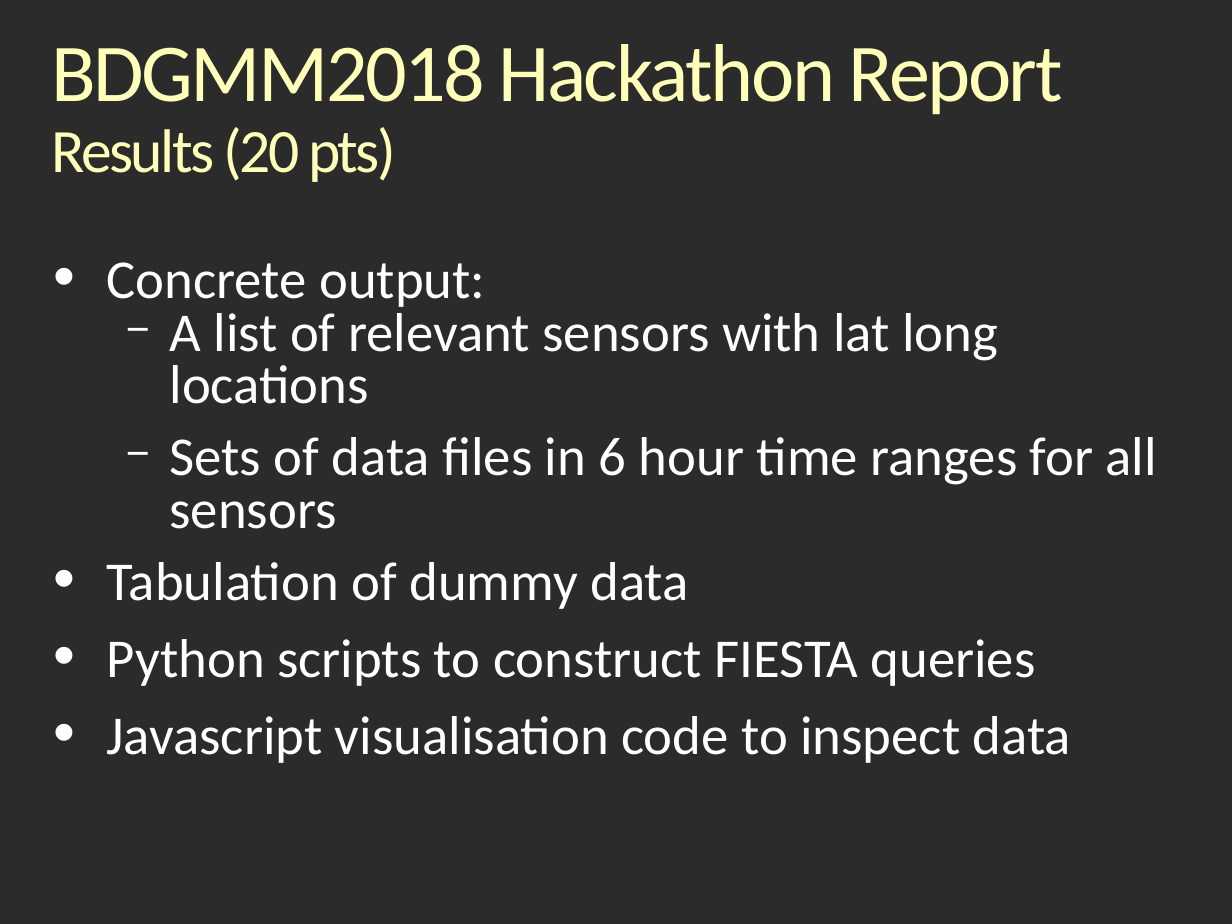
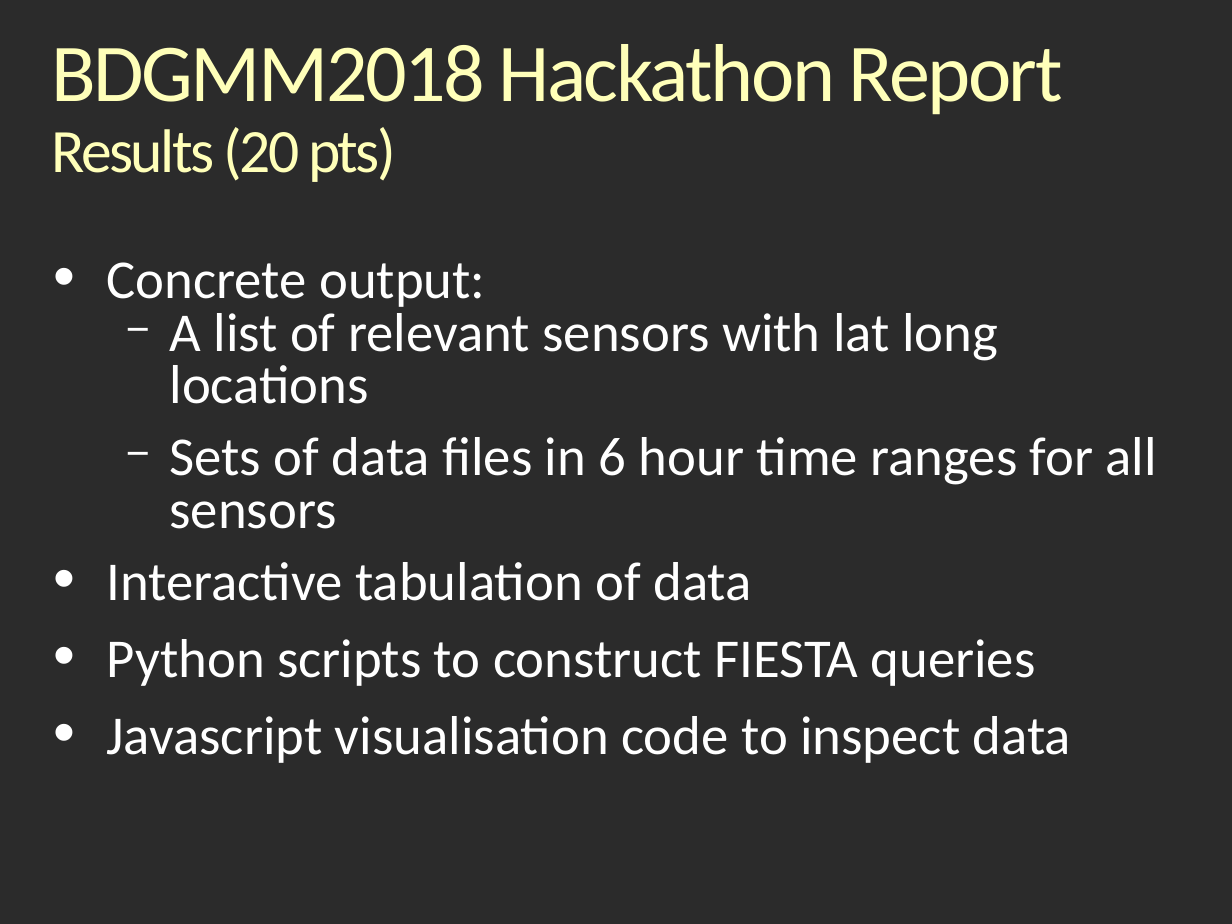
Before and after one commit to rjaduthie/bdgmm-hackathon-berlin-2018, a slide deck: slide 6 of BDMM18_Hackathonv_Report_Linuxy.odp. Drawn at 1232x924 pixels with LibreOffice and Linux fonts; fonts in the diff are those of the drawing; background and template pictures are left out; a plain dark background stands for a picture behind light text. Boxes give left, top, right and bottom in pixels: in the first picture for what was removed or moved away, otherwise in the second. Text is boxed around its words. In the diff, an @@ line names an element or a change of style, - is before the commit and + after.

```diff
--- a/BDMM18_Hackathonv_Report_Linuxy.odp
+++ b/BDMM18_Hackathonv_Report_Linuxy.odp
@@ text at box(107, 562, 751, 601): text changed @@
-• Tabulation of dummy data
+• Interactive tabulation of data
```
Also in this commit, not shown: 1 other slide changed, 1 slide added, 1 slide removed.
